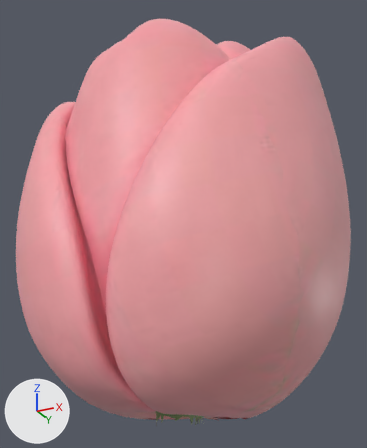
Before and after pictures for a commit that changed the glTF model assets/models/pink_tulip.glb.
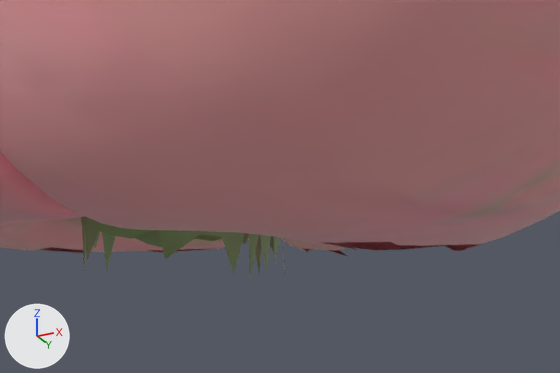
Old and new are each drawn whole from a camera (50 mm lens) standing at (0.427, -0.858, 1.121) and looking at (-0.003, 0.002, 1.508) and again close up on the part from 37% to 73% of the width and 80% to 100% of the height. Lighting does not change. The marker at lower left points along +X, +Y and +Z. The last two pictures show the newer version. Where no turn or scale is listed for an object, it has been applied to the vertices. Vertices at exactly the same position are counted once.

Objects in the first close-up: 'model'.
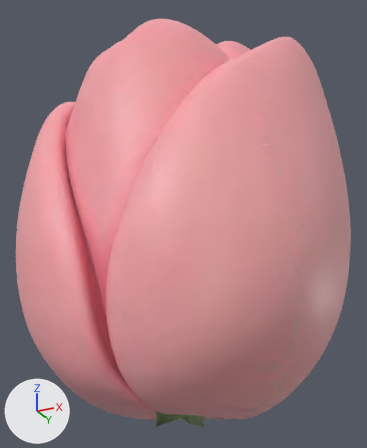
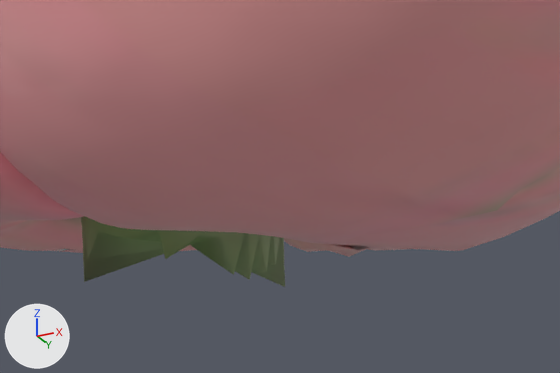
Changed parts and their boxes [x1, y1, x2, y2] in the close-ups (560 x 373 px):
'model', reshaped: before [0, 0, 560, 276]; after [0, 0, 560, 287]
part 1 of me_mesh_0, added (green): after [35, 230, 480, 287]

Patch to the scene script:
```diff
--- a/assets/models/pink_tulip.glb.py
+++ b/assets/models/pink_tulip.glb.py
@@ me_mesh_0 @@
 # used by ob_model
-me_mesh_0.from_pydata(...)  # 9696 vertices, 19325 faces; spans x -0.33..0.32, y -0.279..0.279, z 1.123..1.9
+me_mesh_0.from_pydata(...)  # 9699 vertices, 19398 faces; spans x -0.33..0.32, y -0.279..0.279, z 1.123..1.9
+# me_mesh_0 part 1
+# 3 vertices are added at (0.063, 0.03, 1.139), (-0.075, 0.044, 1.139), (-0.007, 0.003, 1.14)
+# 73 new faces join them
 me_mesh_0.materials.append(mat_model)
```
